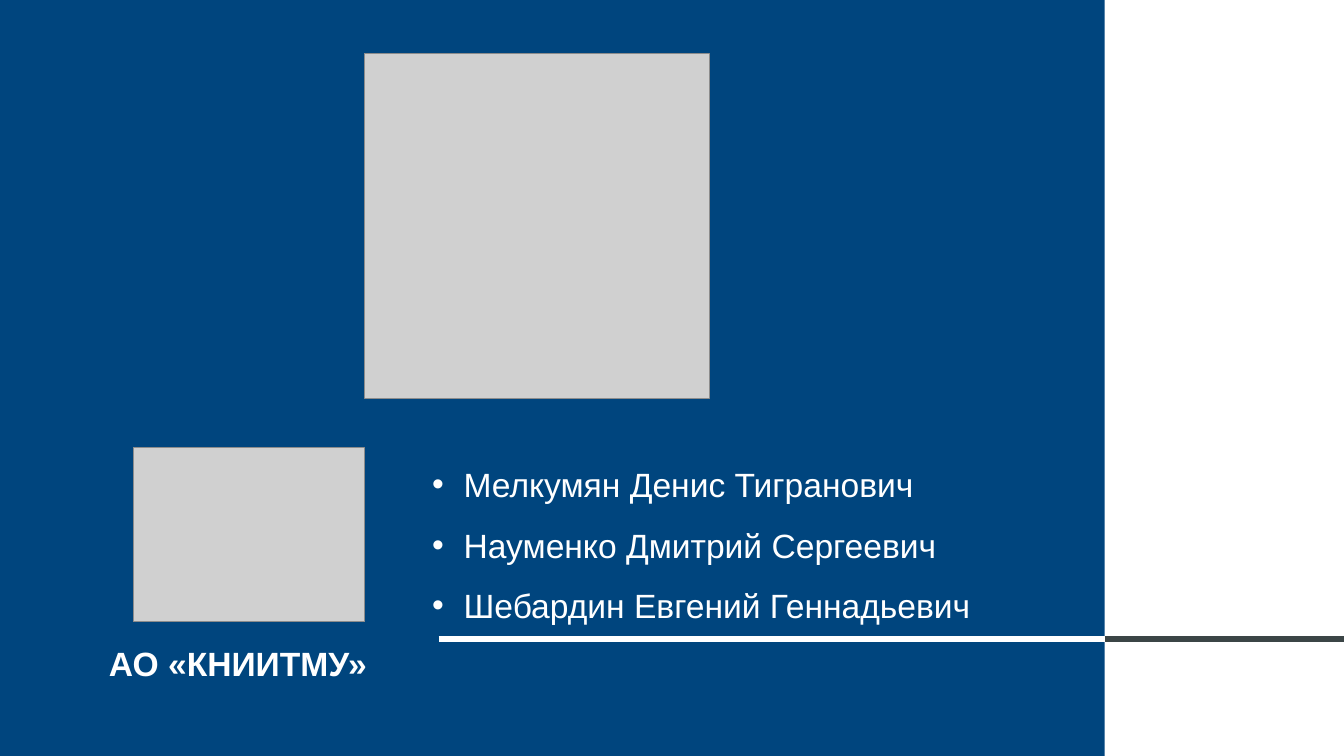
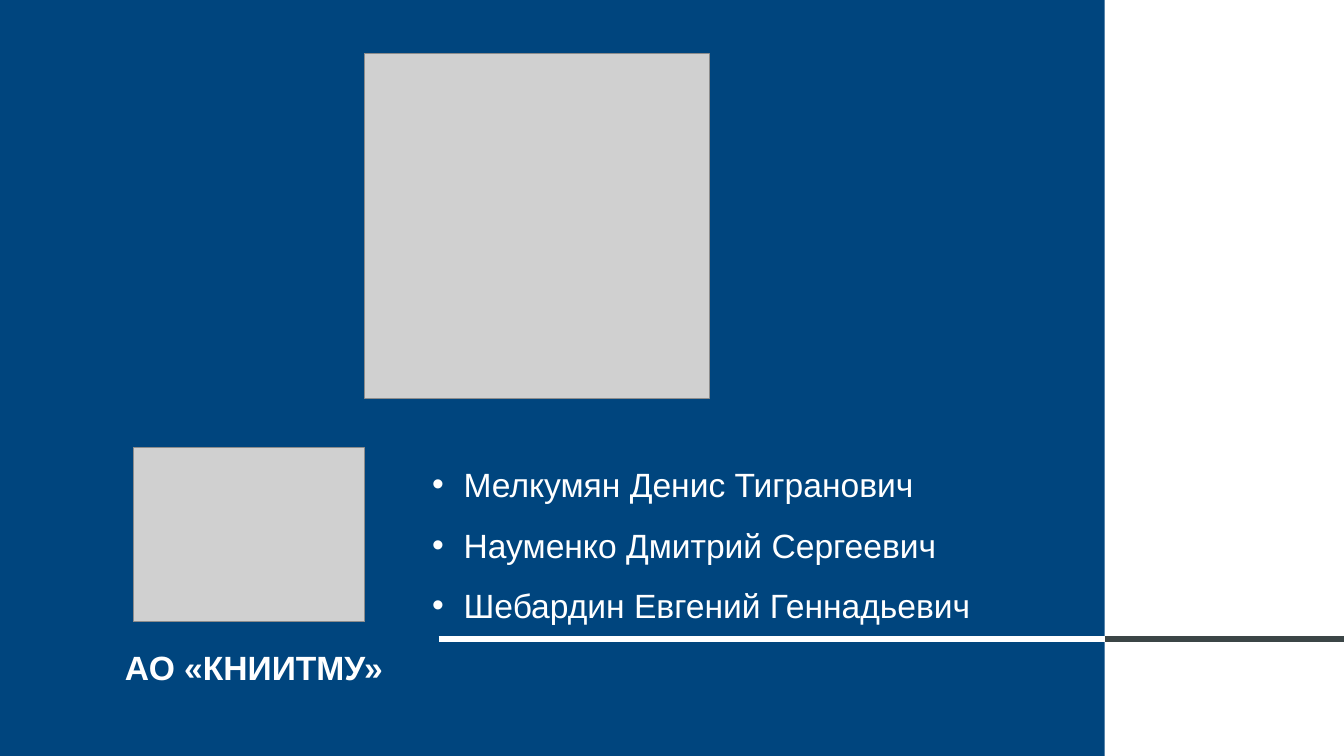
Before and after one commit to dmitrii-naumenko/Pet_SST_NLP, a slide deck: slide 10 of Презентация.pptx. Drawn at 1344x756 pixels with LibreOffice and Linux fonts; fonts in the diff are those of the drawing; grey boxes stand for pictures. Boxes give left, top, right and bottom in pixels: in the first picture for what was removed or moved away, otherwise in the second. Text is boxed around its words. In the diff, an @@ line names an element or a change of style, - is before the commit and + after.

```diff
--- a/Презентация.pptx
+++ b/Презентация.pptx
@@ text "АО «КНИИТМУ»": place and size @@
-text "АО «КНИИТМУ»" at <box>109,652,367,677</box>
+text "АО «КНИИТМУ»" at <box>125,656,383,681</box>
```
Also in this commit, not shown: 3 other slides changed.
